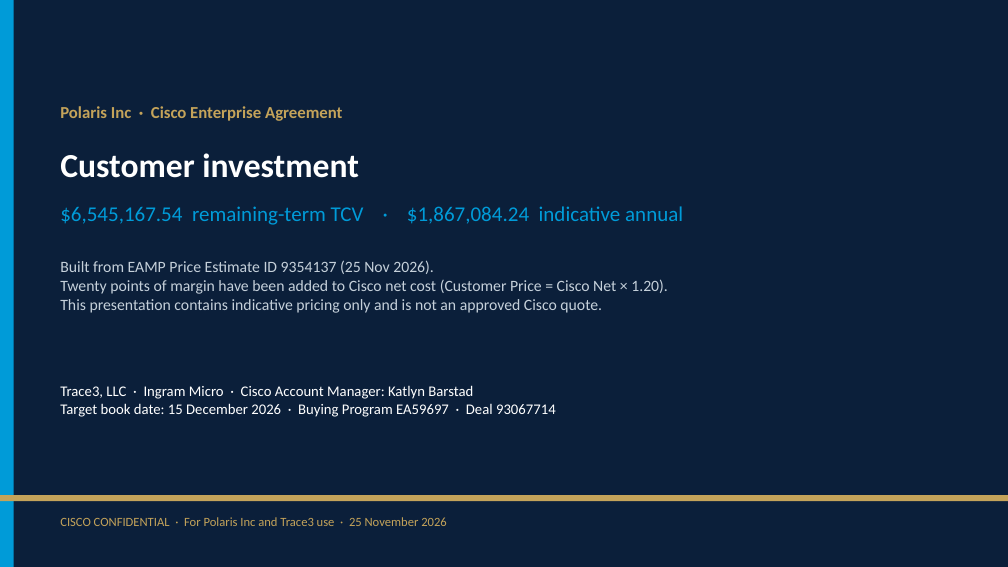
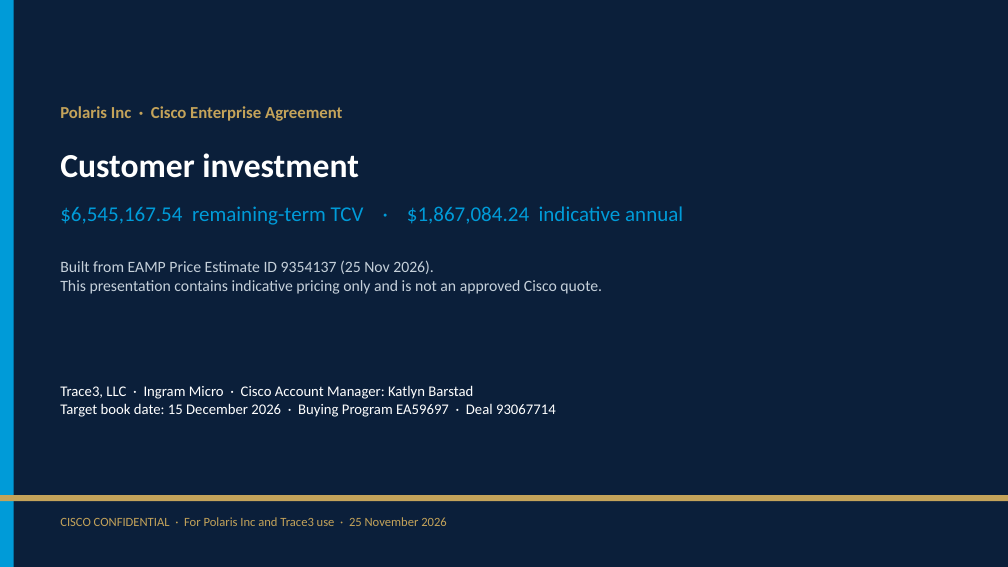
Before and after one commit to chchilds/cxvx, a slide deck: slide 18 of proposals/polaris-ea-9354137/POLARIS_INC_Enterprise_Agreement_Proposal.pptx (slide 19 before the commit). Drawn at 1008x567 pixels with LibreOffice and Linux fonts; fonts in the diff are those of the drawing. Boxes give left, top, right and bottom in pixels: in the first picture for what was removed or moved away, otherwise in the second. Text is boxed around its words. In the diff, an @@ line names an element or a change of style, - is before the commit and + after.

```diff
--- a/proposals/polaris-ea-9354137/POLARIS_INC_Enterprise_Agreement_Proposal.pptx
+++ b/proposals/polaris-ea-9354137/POLARIS_INC_Enterprise_Agreement_Proposal.pptx
@@ text at box(60, 260, 602, 294): text changed @@
-Built from EAMP Price Estimate ID 9354137 (25 Nov 2026).
-Twenty points of margin have been added to Cisco net cost (Customer Price = Cisco Net × 1.20).
-This presentation contains indicative pricing only and is not an approved Cisco quote.
+Built from EAMP Price Estimate ID 9354137 (25 Nov 2026).
+This presentation contains indicative pricing only and is not an approved Cisco quote.
```
Also in this commit, not shown: 17 other slides changed, 1 slide removed, 1 other file.
